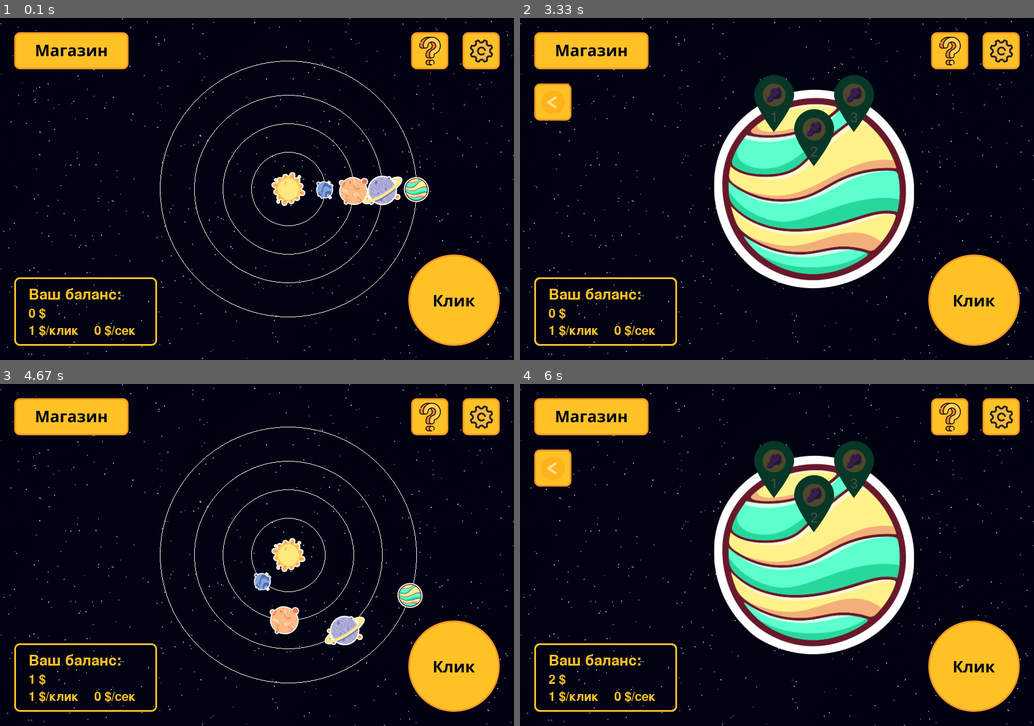
Above: before the commit, frames 1-4 (two rows, left to right).
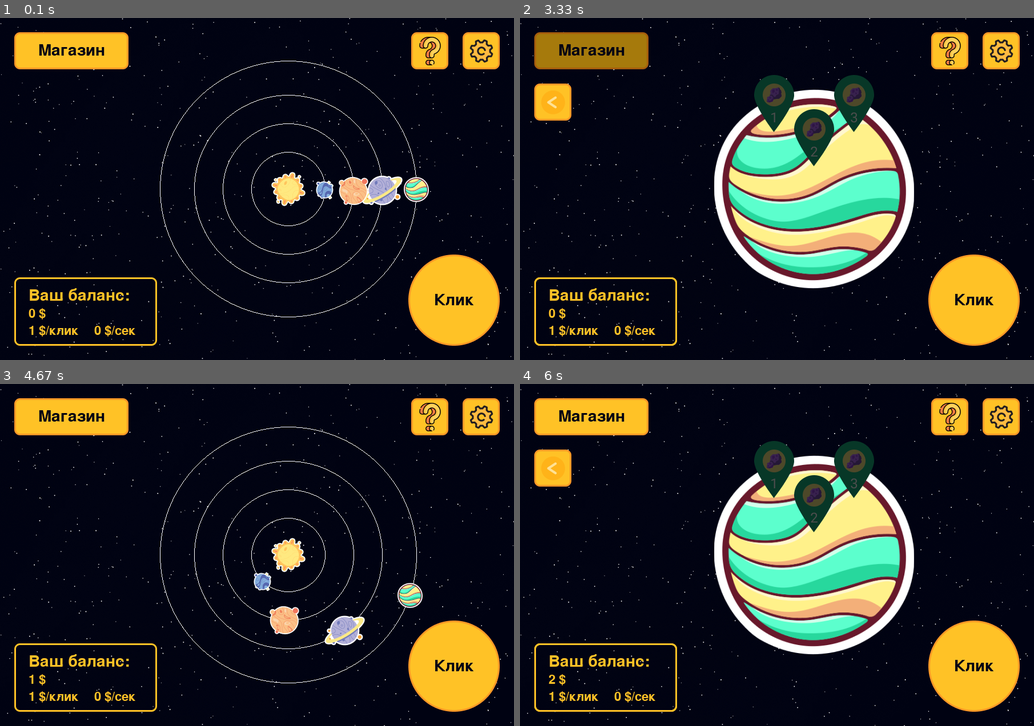
Above: after the commit, the same moments.

Repository: impanikaa/pygameProject
Game: pygame game, started from main.py
Two runs of this game, one before a commit and one after it. Both use one fixed random seed, a clock stepped at 60 frames per second and the inputs below.
Inputs (mouse positions are in pixels of both pictures, inside the frame that each line leads up to):
- Up to frame 1 (0.1 s): no input
- Up to frame 2 (3.33 s): click (941, 178) at 0.38 s; click (1003, 52) at 0.72 s; click "Закрыть настройки" at 1.05 s; click (643, 62) at 1.38 s; click (591, 178) at 1.72 s; click "Назад" at 3.05 s
- Up to frame 3 (4.67 s): click (436, 643) at 3.38 s; click (431, 418) at 3.72 s; click "Вернуться" at 4.05 s; click (30, 466) at 4.38 s
- Up to frame 4 (6 s): click (972, 664) at 4.72 s, where only the run after the commit has a clickable "Клик"; click (627, 534) at 5.05 s; click (915, 592) at 5.38 s

The runs differ from the first frame. In frame 1, 0.7% of the frame differs, in the area x 5-93%, y 7-85%; in frame 2, 2.8%, in the area x 2-93%, y 4-85%; in frame 3, 0.7%; in frame 4, 0.7%.

Commit message:
иконки затемняются при наведении на них мышкой

Diff:
--- a/main.py
+++ b/main.py
@@ -16,6 +16,12 @@
 white = (255, 255, 255)
 space_color = (0, 2, 18)
 dark_grey = (70, 70, 70)
+
+font1 = pygame.sysfont.SysFont(None, 24)
+font2 = pygame.sysfont.SysFont(None, 28)
+font3 = pygame.sysfont.SysFont(None, 32)
+font4 = pygame.sysfont.SysFont(None, 36)
+font5 = pygame.sysfont.SysFont(None, 42)
 
 
 def draw_image(name, coords):
@@ -128,7 +134,8 @@
 # настройки
 class SettingsOverlay:
     def __init__(self):
-        self.font = pygame.font.Font(None, 28)
+        global font2
+        self.font2 = font2
         self.volume_music = 50
         self.volume_effects = 50
         self.mute_music = False
@@ -195,20 +202,20 @@
 
     def draw(self, screen):
 
-        exit_text = self.font.render("Выйти из игры", True, space_color)
+        exit_text = self.font2.render("Выйти из игры", True, space_color)
         exit_rect = exit_text.get_rect(center=self.exit_button.center)
         pygame.draw.rect(screen, vivid_orange, self.exit_button)
         screen.blit(exit_text, exit_rect)
 
-        close_text = self.font.render("Закрыть настройки", True, space_color)
+        close_text = self.font2.render("Закрыть настройки", True, space_color)
         close_rect = close_text.get_rect(center=self.close_button.center)
         pygame.draw.rect(screen, vivid_orange, self.close_button)
         screen.blit(close_text, close_rect)
 
-        volume_music_text = self.font.render(f"Music Volume: {int(self.volume_music)}%", True, vivid_orange)
-        volume_effects_text = self.font.render(f"Effects Volume: {int(self.volume_effects)}%", True, vivid_orange)
-        mute_music_text = self.font.render(f"Mute Music: {self.mute_music}", True, vivid_orange)
-        mute_effects_text = self.font.render(f"Mute Effects: {self.mute_effects}", True, vivid_orange)
+        volume_music_text = self.font2.render(f"Music Volume: {int(self.volume_music)}%", True, vivid_orange)
+        volume_effects_text = self.font2.render(f"Effects Volume: {int(self.volume_effects)}%", True, vivid_orange)
+        mute_music_text = self.font2.render(f"Mute Music: {self.mute_music}", True, vivid_orange)
+        mute_effects_text = self.font2.render(f"Mute Effects: {self.mute_effects}", True, vivid_orange)
 
         if 0 == self.volume_music:
             pygame.mixer.music.set_volume(0.0)
@@ -300,35 +307,39 @@
 
 class GameScreenState:
     def __init__(self):
-        self.font = pygame.font.SysFont(None, 32)
 
         self.shop_button_rect = pygame.Rect(25, 25, 200, 65)
         self.shop_button_icon = pygame.image.load("data/shop.png")
+        self.dark_shop_button_icon = pygame.image.load("data/dark shop.png")
 
         self.help_button_rect = pygame.Rect(720, 25, 65, 65)
         self.help_button_icon = pygame.image.load("data/help.png")
+        self.dark_help_button_icon = pygame.image.load("data/dark help.png")
 
         self.settings_button_rect = pygame.Rect(810, 25, 65, 65)
         self.settings_button_icon = pygame.image.load("data/settings.png")
+        self.dark_settings_button_icon = pygame.image.load("data/dark settings.png")
 
         self.money = 0
-        self.money_border = (25, 455)
+        self.money_border = pygame.Rect(25, 455, 250, 120)
         self.money_border_icon = pygame.image.load("data/border.png")
 
         self.click_button_rect = pygame.Rect(715, 415, 160, 160)
         self.click_button_icon = pygame.image.load("data/click.png")
+        self.dark_click_button_icon = pygame.image.load("data/dark click.png")
         self.clicked_on_click_button = False
 
-        self.star_rect = (475, 270, 60, 60)
+        self.star_rect = pygame.Rect(475, 270, 60, 60)
         self.star_image = pygame.image.load("data/star.png")
 
-        self.draw1 = [[self.shop_button_rect, self.shop_button_icon], [self.help_button_rect, self.help_button_icon],
-                      [self.settings_button_rect, self.settings_button_icon],
-                      [self.money_border, self.money_border_icon],
-                      [self.click_button_rect, self.click_button_icon], [self.star_rect, self.star_image]]
-
-        self.font_black = pygame.font.SysFont(None, 32)
-        self.font_vivid_orange = pygame.font.SysFont(None, 38)
+        self.draw_light_icons = [self.shop_button_icon, self.help_button_icon, self.settings_button_icon, self.money_border_icon, self.click_button_icon, self.star_image]
+        self.draw_dark_icons = [self.dark_shop_button_icon, self.dark_help_button_icon, self.dark_settings_button_icon, self.money_border_icon, self.dark_click_button_icon, self.star_image]
+        self.draw_icons = [False for _ in range(len(self.draw_light_icons))]
+        self.draw_rects = [self.shop_button_rect, self.help_button_rect, self.settings_button_rect, self.money_border, self.click_button_rect, self.star_rect]
+
+        global font3, font5
+        self.font3 = font3
+        self.font5 = font5
 
         self.planet_1_rect = pygame.Rect(0, 0, 60, 60)
         self.planet_2_rect = pygame.Rect(0, 0, 75, 75)
@@ -395,6 +406,16 @@
             game_state.update_money(1, 1)
             self.clicked_on_click_button = False
 
+        a = 0
+        for i, x in enumerate(self.draw_rects):
+            if x.collidepoint(pygame.mouse.get_pos()):
+                self.draw_icons = [0 for i in range(len(self.draw_rects))]
+                self.draw_icons[i] = 1
+                a = 1
+                break
+        if not a:
+            self.draw_icons = [0 for i in range(len(self.draw_rects))]
+
     def handle_events(self, events):
         for event in events:
             if event.type == pygame.MOUSEBUTTONDOWN:
@@ -437,17 +458,28 @@
 
     def draw(self, screen):
         # Отрисовка всего
-        for i in self.draw1:
-            screen.blit(i[1], i[0])
+        for i in range(len(self.draw_icons)):
+            if self.draw_icons[i] == 0:
+                screen.blit(self.draw_light_icons[i], self.draw_rects[i])
+            else:
+                screen.blit(self.draw_dark_icons[i], self.draw_rects[i])
+
+        text_shop = self.font5.render("Магазин", True, space_color)
+        text_shop_rect = text_shop.get_rect(center=self.shop_button_rect.center)
+        screen.blit(text_shop, text_shop_rect)
+
+        text_click = self.font5.render("Клик", True, space_color)
+        text_click_rect = text_click.get_rect(center=self.click_button_rect.center)
+        screen.blit(text_click, text_click_rect)
 
         # отрисовка счёта
-        text_money = self.font_vivid_orange.render("Ваш баланс:", True, vivid_orange)
+        text_money = self.font5.render("Ваш баланс:", True, vivid_orange)
         screen.blit(text_money, (50, height - 127))
-        display_score = self.font.render(f"{round(game_state.get_money(), 2)} $", True, vivid_orange)
+        display_score = self.font3.render(f"{round(game_state.get_money(), 2)} $", True, vivid_orange)
         screen.blit(display_score, (50, height - 92))
-        display_inc_click = self.font.render(f"{round(game_state.get_increment_click(), 2)} $/клик", True, vivid_orange)
+        display_inc_click = self.font3.render(f"{round(game_state.get_increment_click(), 2)} $/клик", True, vivid_orange)
         screen.blit(display_inc_click, (50, height - 62))
-        display_inc = self.font.render(f"{round(game_state.get_increment(), 2)} $/сек", True, vivid_orange)
+        display_inc = self.font3.render(f"{round(game_state.get_increment(), 2)} $/сек", True, vivid_orange)
         screen.blit(display_inc, (165, height - 62))
 
         # Обновление углов планет
@@ -483,16 +515,18 @@
         self.info_text = info_text
         self.action = action
 
+        global font1, font4
+        self.font1 = font1
+        self.font4 = font4
+
     def draw(self, screen):
         pygame.draw.rect(screen, self.color, self.rect)
-        font = pygame.font.Font(None, 36)
-        text = font.render(self.text, True, space_color)
+        text = self.font4.render(self.text, True, space_color)
         text_rect = text.get_rect(center=self.rect.center)
         screen.blit(text, text_rect)
 
     def draw_info(self, screen):
-        font = pygame.font.Font(None, 24)
-        info_text = font.render(self.info_text, True, white)
+        info_text = self.font1.render(self.info_text, True, white)
         text_rect = info_text.get_rect(midleft=(self.rect.right + 10, self.rect.centery))
         screen.blit(info_text, text_rect)
 
@@ -503,7 +537,8 @@
 
 class InstructionScreen(Scene):
     def __init__(self):
-        self.font = pygame.font.SysFont(None, 24)
+        global font1
+        self.font1 = font1
         self.close_button = pygame.Rect(350, 535, 200, 50)
 
         # Текст инструкции
@@ -548,11 +583,11 @@
         # Отображение текста
         text_height = 20
         for line in self.instruction_text:
-            text_render = self.font.render(line, True, (255, 255, 255))
+            text_render = self.font1.render(line, True, (255, 255, 255))
             screen.blit(text_render, (30, text_height))
             text_height += 20
 
-        close_text = self.font.render("Вернуться", True, space_color)
+        close_text = self.font1.render("Вернуться", True, space_color)
         close_rect = close_text.get_rect(center=self.close_button.center)
         pygame.draw.rect(screen, vivid_orange, self.close_button)
         screen.blit(close_text, close_rect)
@@ -626,9 +661,9 @@
         self.money_border = (25, 455)
         self.money_border_icon = pygame.image.load("data/border.png")
 
-        self.font = pygame.font.SysFont(None, 32)
-        self.font_black = pygame.font.SysFont(None, 32)
-        self.font_vivid_orange = pygame.font.SysFont(None, 38)
+        global font3, font5
+        self.font3 = font3
+        self.font5 = font5
 
     def purchase_item(self, item_index):
         self.shop.purchase_item(item_index)
@@ -650,13 +685,13 @@
         global money
 
         screen.blit(self.money_border_icon, self.money_border)
-        text_money = self.font_vivid_orange.render("Ваш баланс:", True, vivid_orange)
+        text_money = self.font5.render("Ваш баланс:", True, vivid_orange)
         screen.blit(text_money, (50, height - 127))
-        display_score = self.font.render(f"{round(game_state.get_money(), 2)} $", True, vivid_orange)
+        display_score = self.font3.render(f"{round(game_state.get_money(), 2)} $", True, vivid_orange)
         screen.blit(display_score, (50, height - 92))
-        display_inc_click = self.font.render(f"{round(game_state.get_increment_click(), 2)} $/клик", True, vivid_orange)
+        display_inc_click = self.font3.render(f"{round(game_state.get_increment_click(), 2)} $/клик", True, vivid_orange)
         screen.blit(display_inc_click, (50, height - 62))
-        display_inc = self.font.render(f"{round(game_state.get_increment(), 2)} $/сек", True, vivid_orange)
+        display_inc = self.font3.render(f"{round(game_state.get_increment(), 2)} $/сек", True, vivid_orange)
         screen.blit(display_inc, (165, height - 62))
 
         for button in self.shop_buttons:
@@ -665,7 +700,7 @@
 
         shop_info = self.shop.get_shop_info()
         for i, info in enumerate(shop_info):
-            text = self.font.render(info, True, white)
+            text = self.font3.render(info, True, white)
             rect = text.get_rect(midleft=(250, 120 + i * 70))
             screen.blit(text, rect)
 
@@ -677,38 +712,42 @@
         self.current_state = current_state
         self.planet_image = pygame.image.load(f"data/planet{planet_id}_big.png")
         self.orbit_rect = pygame.Rect(0, 0, 0, 0)
-        self.font = pygame.font.SysFont(None, 32)
+        global font3, font5
+        self.font3 = font3
+        self.font5 = font5
 
         self.money_update_interval = 1000
         self.last_money_update_time = pygame.time.get_ticks()
 
-        self.font_black = pygame.font.SysFont(None, 32)
-        self.font_vivid_orange = pygame.font.SysFont(None, 38)
-
         self.back_button_rect = pygame.Rect(25, 115, 65, 65)
         self.back_button_icon = pygame.image.load("data/back.png")
+        self.dark_back_button_icon = pygame.image.load("data/dark back.png")
 
         self.shop_button_rect = pygame.Rect(25, 25, 200, 65)
         self.shop_button_icon = pygame.image.load("data/shop.png")
+        self.dark_shop_button_icon = pygame.image.load("data/dark shop.png")
 
         self.help_button_rect = pygame.Rect(720, 25, 65, 65)
         self.help_button_icon = pygame.image.load("data/help.png")
+        self.dark_help_button_icon = pygame.image.load("data/dark help.png")
 
         self.settings_button_rect = pygame.Rect(810, 25, 65, 65)
         self.settings_button_icon = pygame.image.load("data/settings.png")
+        self.dark_settings_button_icon = pygame.image.load("data/dark settings.png")
 
         self.money = 0
-        self.money_border = (25, 455)
+        self.money_border = pygame.Rect(25, 455, 250, 120)
         self.money_border_icon = pygame.image.load("data/border.png")
 
         self.click_button_rect = pygame.Rect(715, 415, 160, 160)
         self.click_button_icon = pygame.image.load("data/click.png")
+        self.dark_click_button_icon = pygame.image.load("data/dark click.png")
         self.clicked_on_click_button = False
 
-        self.draw1 = [[self.shop_button_rect, self.shop_button_icon], [self.help_button_rect, self.help_button_icon],
-                      [self.settings_button_rect, self.settings_button_icon],
-                      [self.money_border, self.money_border_icon],
-                      [self.click_button_rect, self.click_button_icon], [self.back_button_rect, self.back_button_icon]]
+        self.draw_light_icons = [self.shop_button_icon, self.help_button_icon, self.settings_button_icon, self.money_border_icon, self.click_button_icon, self.back_button_icon]
+        self.draw_dark_icons = [self.dark_shop_button_icon, self.dark_help_button_icon, self.dark_settings_button_icon, self.money_border_icon, self.dark_click_button_icon, self.dark_back_button_icon]
+        self.draw_icons = [False for _ in range(len(self.draw_light_icons))]
+        self.draw_rects = [self.shop_button_rect, self.help_button_rect, self.settings_button_rect, self.money_border, self.click_button_rect, self.back_button_rect]
 
         # Инициализация точек
         self.point_positions = [(410, 100), (480, 160), (550, 100)]
@@ -729,21 +768,17 @@
     def handle_events(self, events):
         for event in events:
             if event.type == pygame.MOUSEBUTTONDOWN:
-                for i, position in enumerate(self.point_positions):
-                    rect = pygame.Rect(position[0], position[1], 70, 100)
-                    if rect.collidepoint(event.pos):
-                        click_sound.play()
-                        self.update_increment(i)
-                if self.click_button_rect.collidepoint(event.pos):
-                    self.clicked_on_click_button = True
-                elif self.settings_button_rect.collidepoint(event.pos):
+                if self.settings_button_rect.collidepoint(event.pos):
                     return "settings"
                 elif self.back_button_rect.collidepoint(event.pos):
                     return "menu"
-                if self.shop_button_rect.collidepoint(event.pos):
+                elif self.shop_button_rect.collidepoint(event.pos):
                     return "shop"
-                if self.help_button_rect.collidepoint(event.pos):
+                elif self.help_button_rect.collidepoint(event.pos):
                     return "instruction"
+                elif self.click_button_rect.collidepoint(event.pos):
+                    click_sound.play()
+                    self.clicked_on_click_button = True
 
     def update_increment(self, point_index):
 
@@ -768,6 +803,16 @@
             self.current_state.update_money(1, 1)
             self.clicked_on_click_button = False
 
+        a = 0
+        for i, x in enumerate(self.draw_rects):
+            if x.collidepoint(pygame.mouse.get_pos()):
+                self.draw_icons = [0 for i in range(len(self.draw_rects))]
+                self.draw_icons[i] = 1
+                a = 1
+                break
+        if not a:
+            self.draw_icons = [0 for i in range(len(self.draw_rects))]
+
     def draw(self, screen):
         planet_x = 340
         planet_y = 125
@@ -776,18 +821,29 @@
         screen.blit(self.planet_image, (planet_x, planet_y))
 
         # Отрисовка всего
-        for i in self.draw1:
-            screen.blit(i[1], i[0])
+        for i in range(len(self.draw_icons)):
+            if self.draw_icons[i] == 0:
+                screen.blit(self.draw_light_icons[i], self.draw_rects[i])
+            else:
+                screen.blit(self.draw_dark_icons[i], self.draw_rects[i])
+
+        text_shop = self.font5.render("Магазин", True, space_color)
+        text_shop_rect = text_shop.get_rect(center=self.shop_button_rect.center)
+        screen.blit(text_shop, text_shop_rect)
+
+        text_click = self.font5.render("Клик", True, space_color)
+        text_click_rect = text_click.get_rect(center=self.click_button_rect.center)
+        screen.blit(text_click, text_click_rect)
 
         # Отрисовка счёта
         screen.blit(self.money_border_icon, self.money_border)
-        text_money = self.font_vivid_orange.render("Ваш баланс:", True, vivid_orange)
+        text_money = self.font5.render("Ваш баланс:", True, vivid_orange)
         screen.blit(text_money, (50, height - 127))
-        display_score = self.font.render(f"{round(game_state.get_money(), 2)} $", True, vivid_orange)
+        display_score = self.font3.render(f"{round(game_state.get_money(), 2)} $", True, vivid_orange)
         screen.blit(display_score, (50, height - 92))
-        display_inc_click = self.font.render(f"{round(game_state.get_increment_click(), 2)} $/клик", True, vivid_orange)
+        display_inc_click = self.font3.render(f"{round(game_state.get_increment_click(), 2)} $/клик", True, vivid_orange)
         screen.blit(display_inc_click, (50, height - 62))
-        display_inc = self.font.render(f"{round(game_state.get_increment(), 2)} $/сек", True, vivid_orange)
+        display_inc = self.font3.render(f"{round(game_state.get_increment(), 2)} $/сек", True, vivid_orange)
         screen.blit(display_inc, (165, height - 62))
 
         for i, position in enumerate(self.point_positions):
Binary file changed: data/click.png
Binary file added: data/dark back.png
Binary file added: data/dark click.png
Binary file added: data/dark help.png
Binary file added: data/dark settings.png
Binary file added: data/dark shop.png
Binary file changed: data/shop.png
